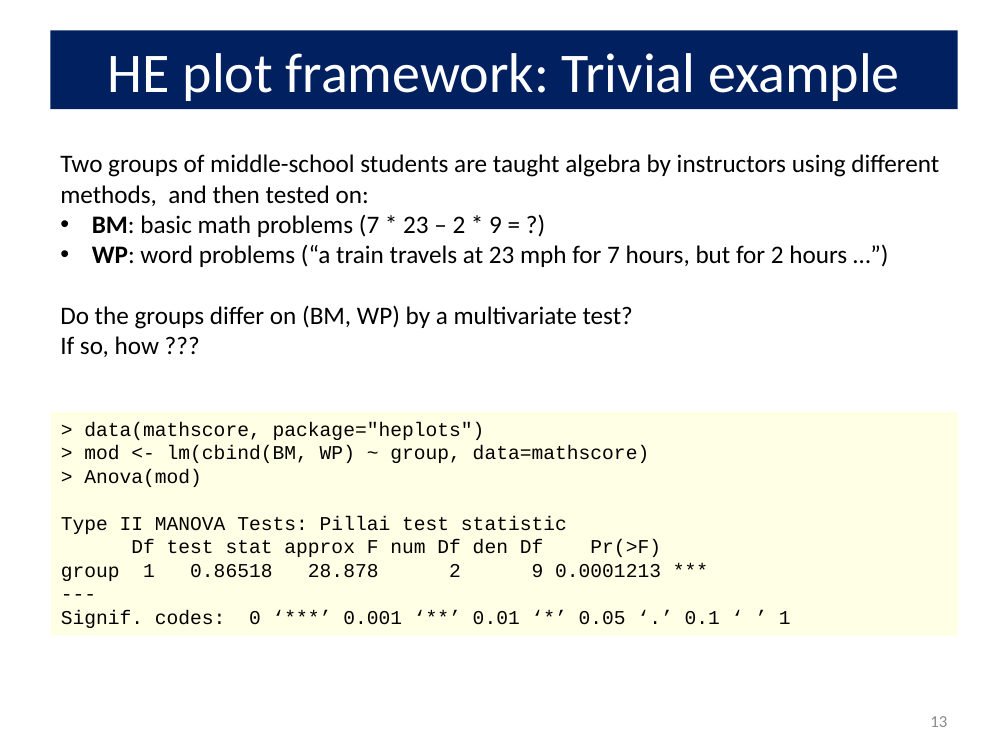
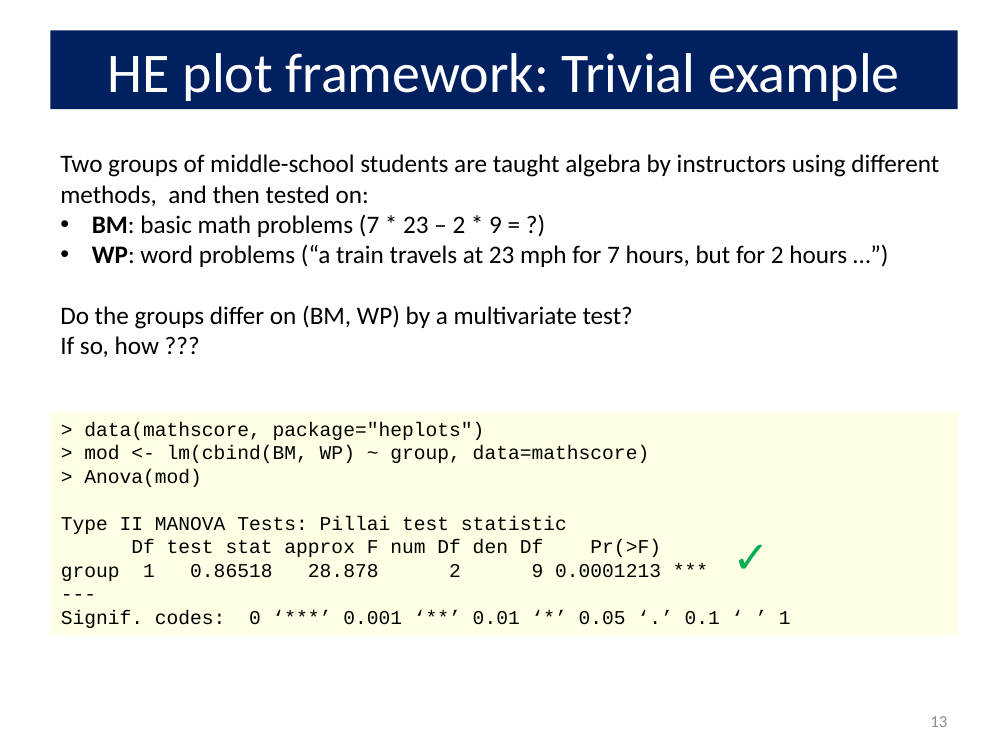
Before and after one commit to friendly/VisMLM-course, a slide deck: slide 13 of docs/lectures/lecture2.pptx. Drawn at 1008x756 pixels with LibreOffice and Linux fonts; fonts in the diff are those of the drawing. Boxes give left, top, right and bottom in pixels: in the first picture for what was removed or moved away, otherwise in the second. Text is boxed around its words. In the diff, an @@ line names an element or a change of style, - is before the commit and + after.

```diff
--- a/docs/lectures/lecture2.pptx
+++ b/docs/lectures/lecture2.pptx
@@ text added at (723,523,778,588), 32 pt, text #00B050 @@
+✓
```
Also in this commit, not shown: 6 other slides changed, 22 other files.
